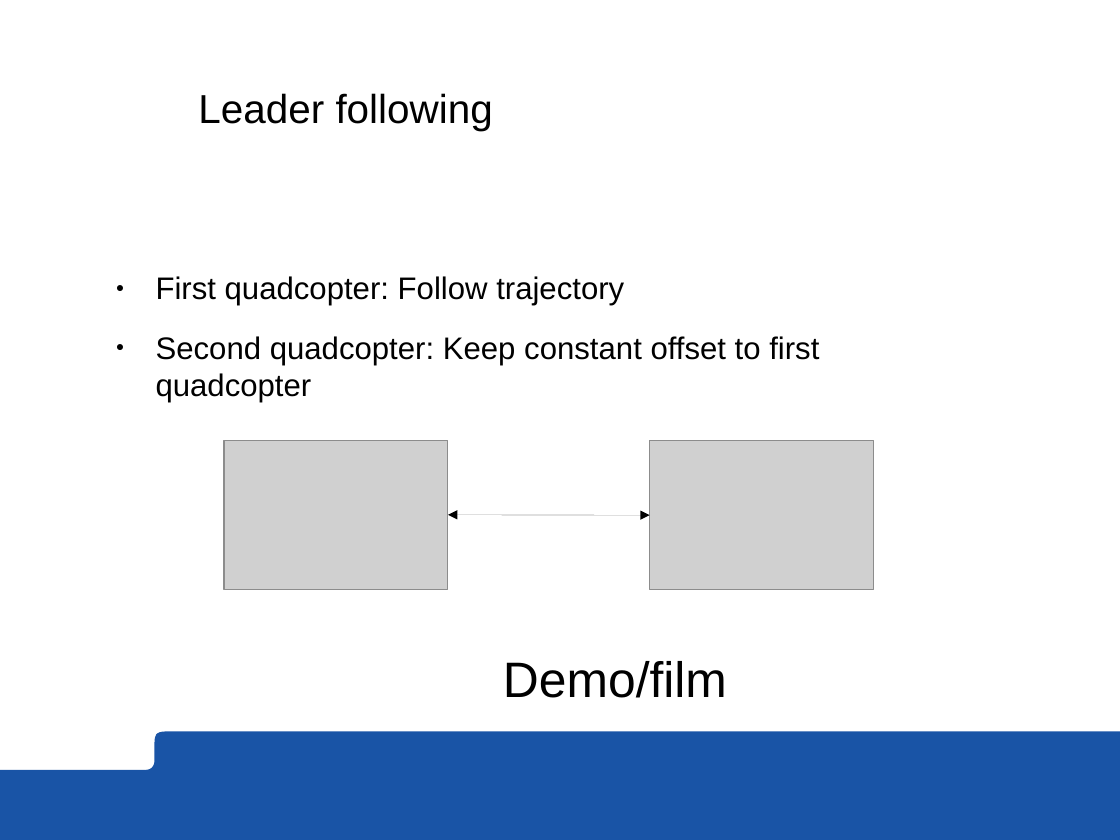
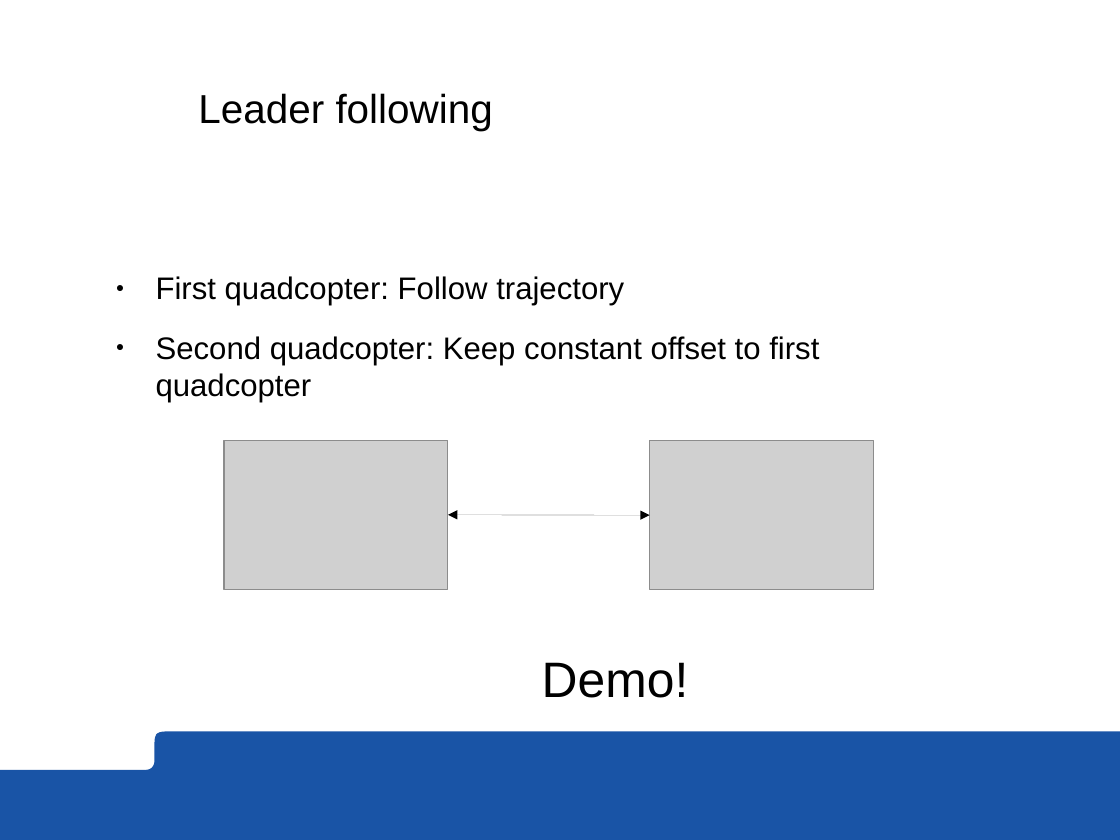
Before and after one commit to roussePaul/kampala, a slide deck: slide 12 of presentation/presentation.odp (slide 13 before the commit). Drawn at 1120x840 pixels with LibreOffice and Linux fonts; fonts in the diff are those of the drawing; grey boxes stand for pictures; background and template pictures are left out. Boxes give left, top, right and bottom in pixels: in the first picture for what was removed or moved away, otherwise in the second. Text is boxed around its words. In the diff, an @@ line names an element or a change of style, - is before the commit and + after.

```diff
--- a/presentation/presentation.odp
+++ b/presentation/presentation.odp
@@ text at box(542, 662, 689, 698): text changed @@
-Demo/film
+Demo!
```
Also in this commit, not shown: 3 other slides changed, 3 slides added.
